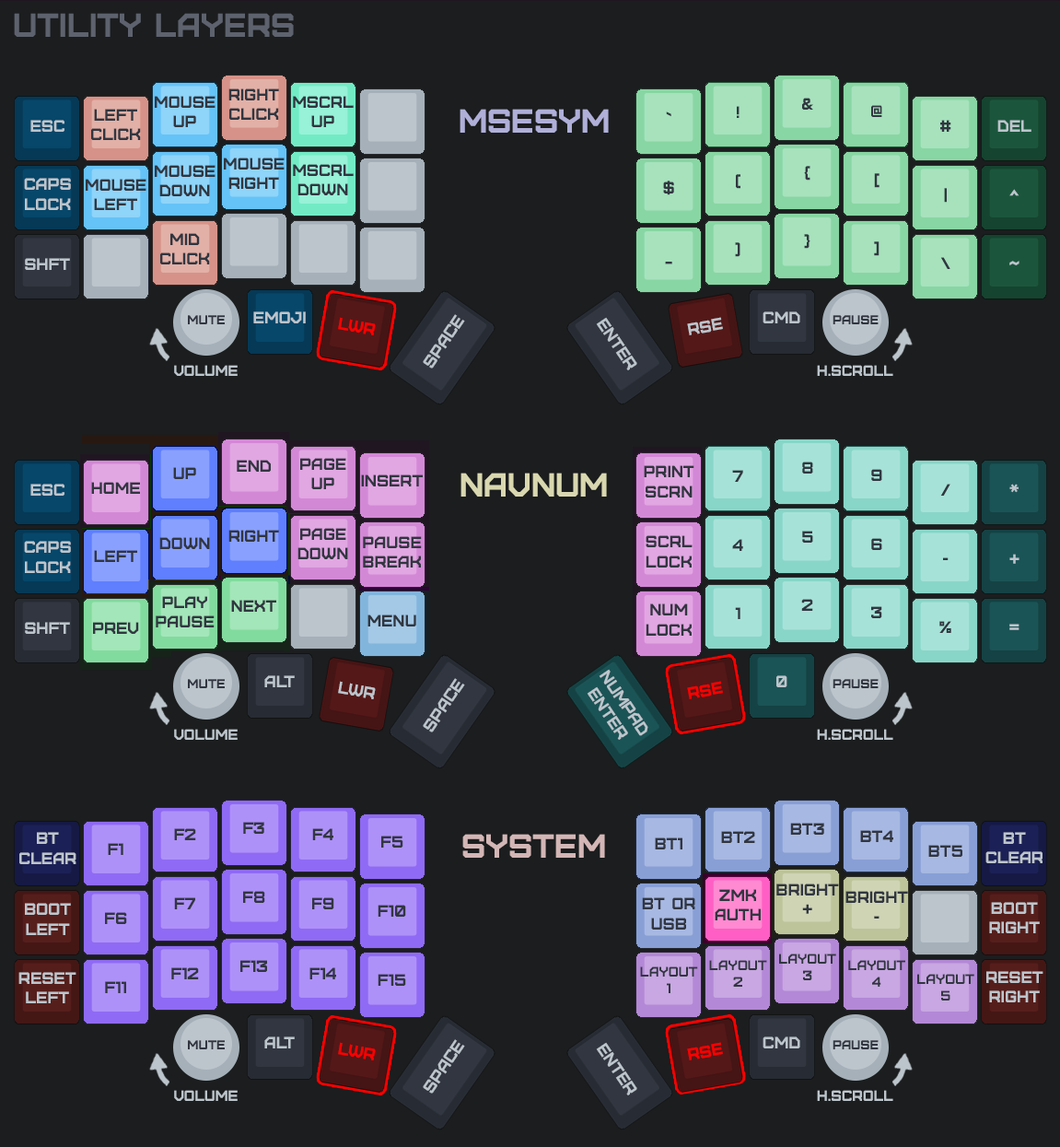
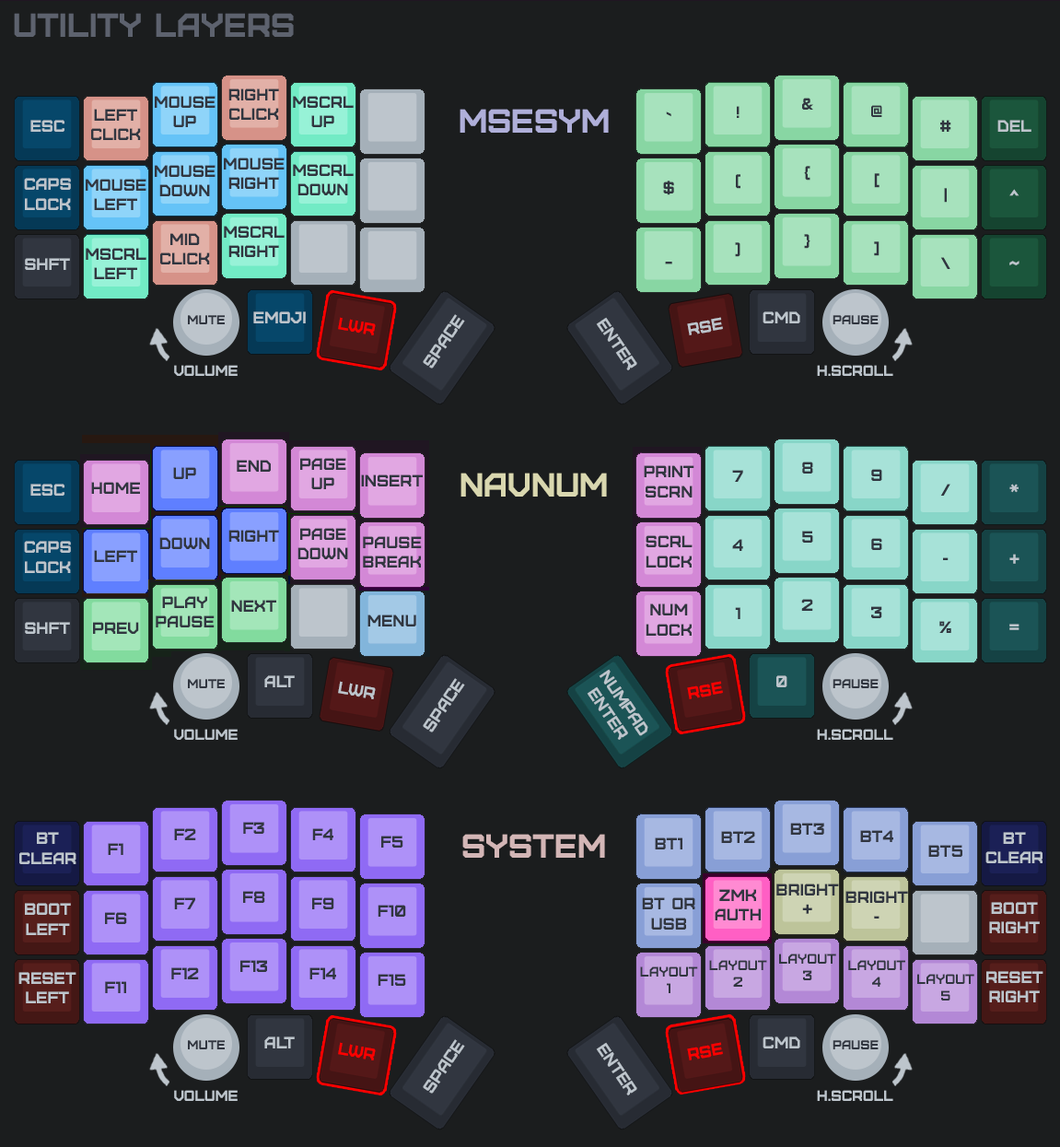
Revision of a layered 1060 × 1147 image; what changed, layer by layer:
painted on "2-1" (1st of 6, in "SYMBOL" › "Keymap" › "Left") over [85, 247, 147, 280]
painted on "2-3" (1st of 6, in "SYMBOL" › "Keymap" › "Left") over [223, 225, 285, 257]
